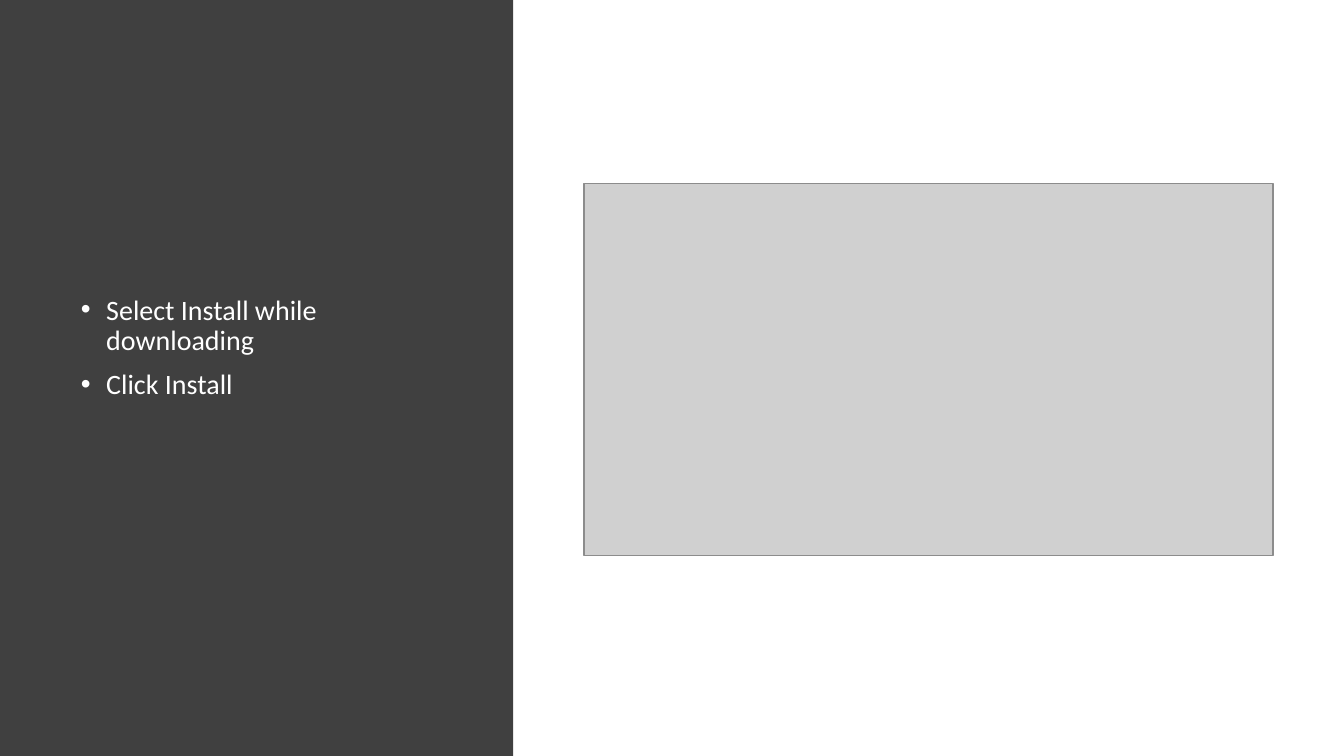
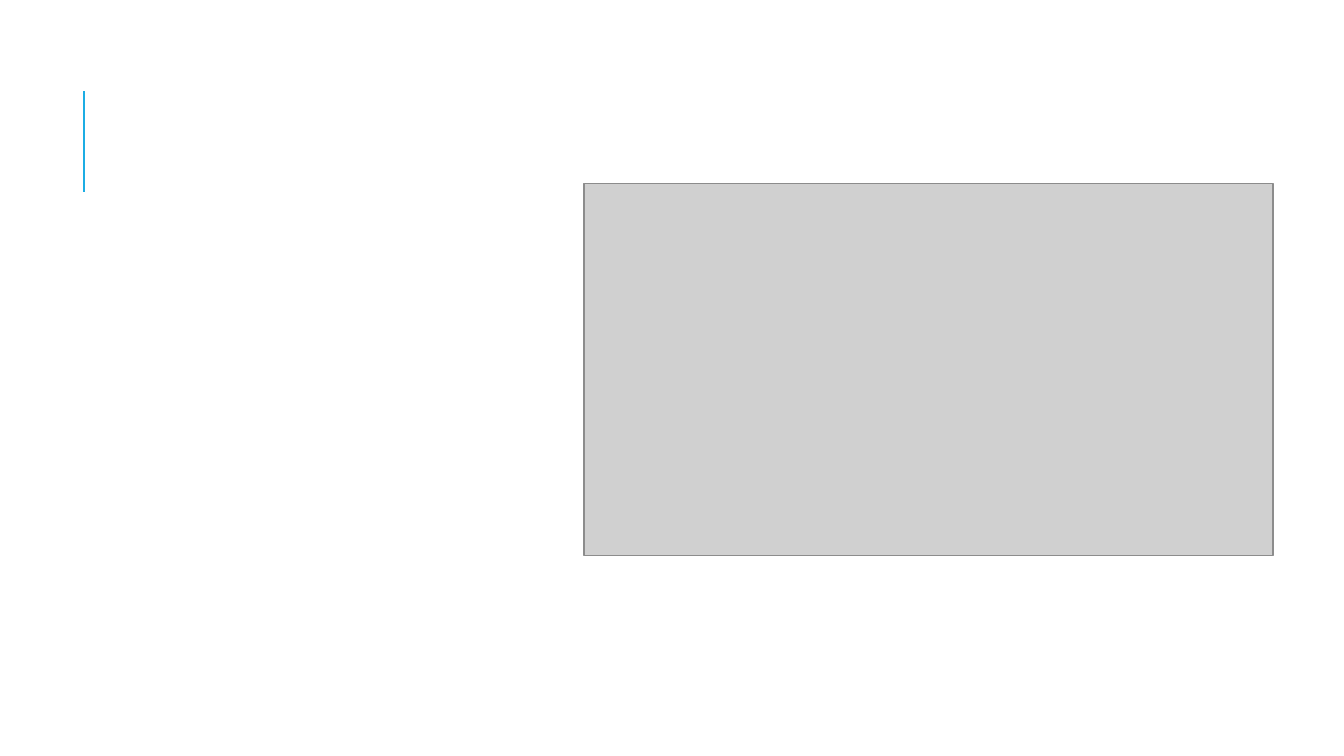
Before and after one commit to seyous/SAMQinetic, a slide deck: slide 3 of Documents/Automation Setup.pptx. Drawn at 1344x756 pixels with LibreOffice and Linux fonts; fonts in the diff are those of the drawing; grey boxes stand for pictures. Boxes give left, top, right and bottom in pixels: in the first picture for what was removed or moved away, otherwise in the second. Text is boxed around its words. In the diff, an @@ line names an element or a change of style, - is before the commit and + after.

```diff
--- a/Documents/Automation Setup.pptx
+++ b/Documents/Automation Setup.pptx
@@ rectangle removed at (0,0,513,756) @@
@@ line added from (84, 192) to (84, 91), #1CADE4 1.5 pt @@
@@ text removed at (106,300,317,394) @@
-• Select Install while downloading
-• Click Install
```
Also in this commit, not shown: 14 other slides changed, 7 slides added, 7 slides removed.
